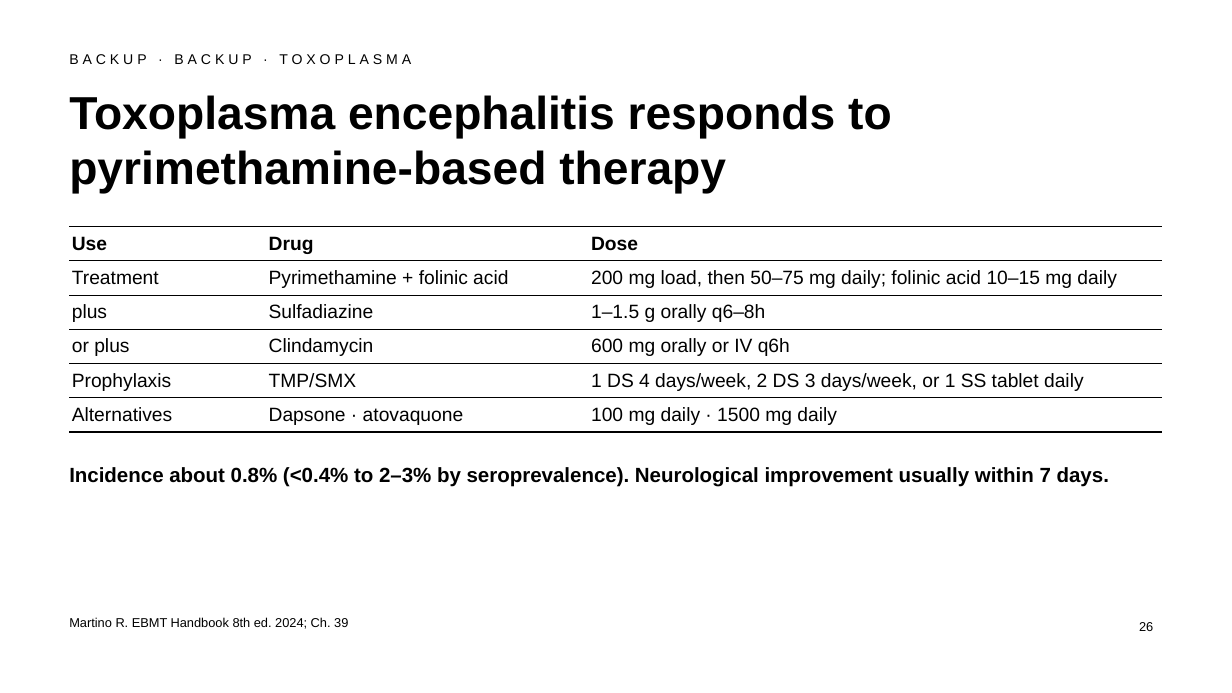
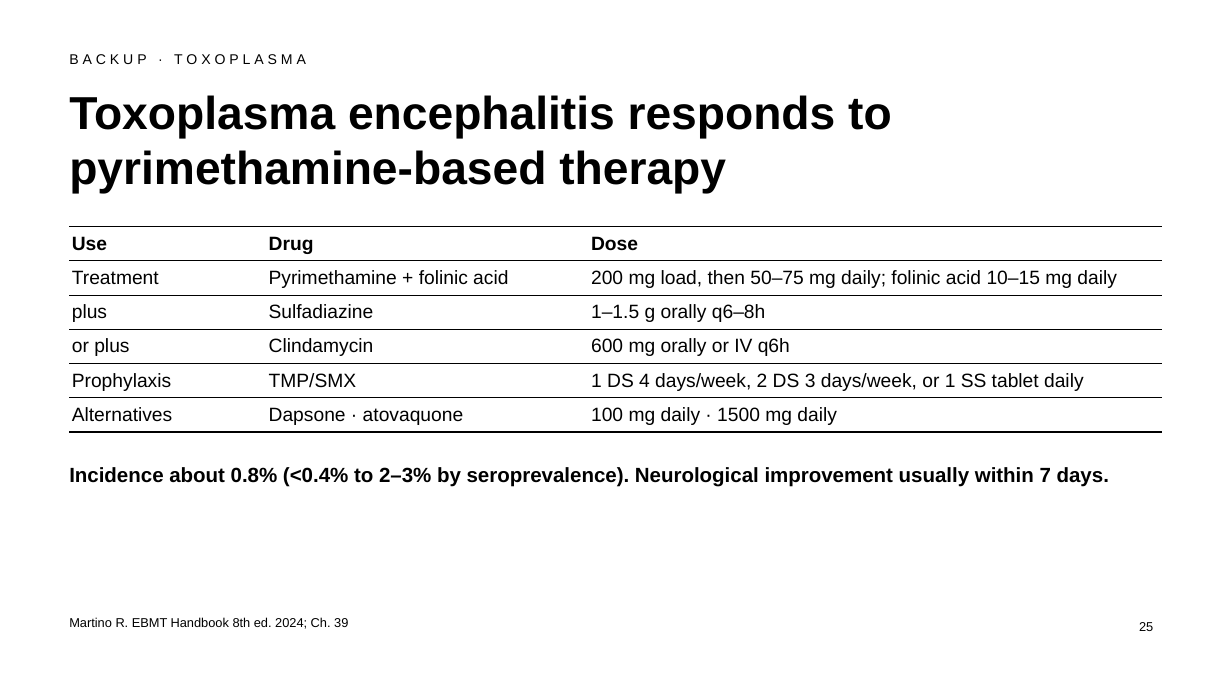
Before and after one commit to htlin222/ebmt-handbook-skill, a slide deck: slide 25 of slides/decks/s16-neurological.pptx (slide 26 before the commit). Drawn at 1232x693 pixels with LibreOffice and Linux fonts; fonts in the diff are those of the drawing. Boxes give left, top, right and bottom in pixels: in the first picture for what was removed or moved away, otherwise in the second. Text is boxed around its words. In the diff, an @@ line names an element or a change of style, - is before the commit and + after.

```diff
--- a/slides/decks/s16-neurological.pptx
+++ b/slides/decks/s16-neurological.pptx
@@ text at [69, 54, 306, 64]: text changed @@
-BACKUP · BACKUP · TOXOPLASMA
+BACKUP · TOXOPLASMA
@@ page number at [1139, 622, 1153, 631]: text changed @@
-26
+25
```
Also in this commit, not shown: 8 other slides changed, 1 slide removed, 1 other file.
